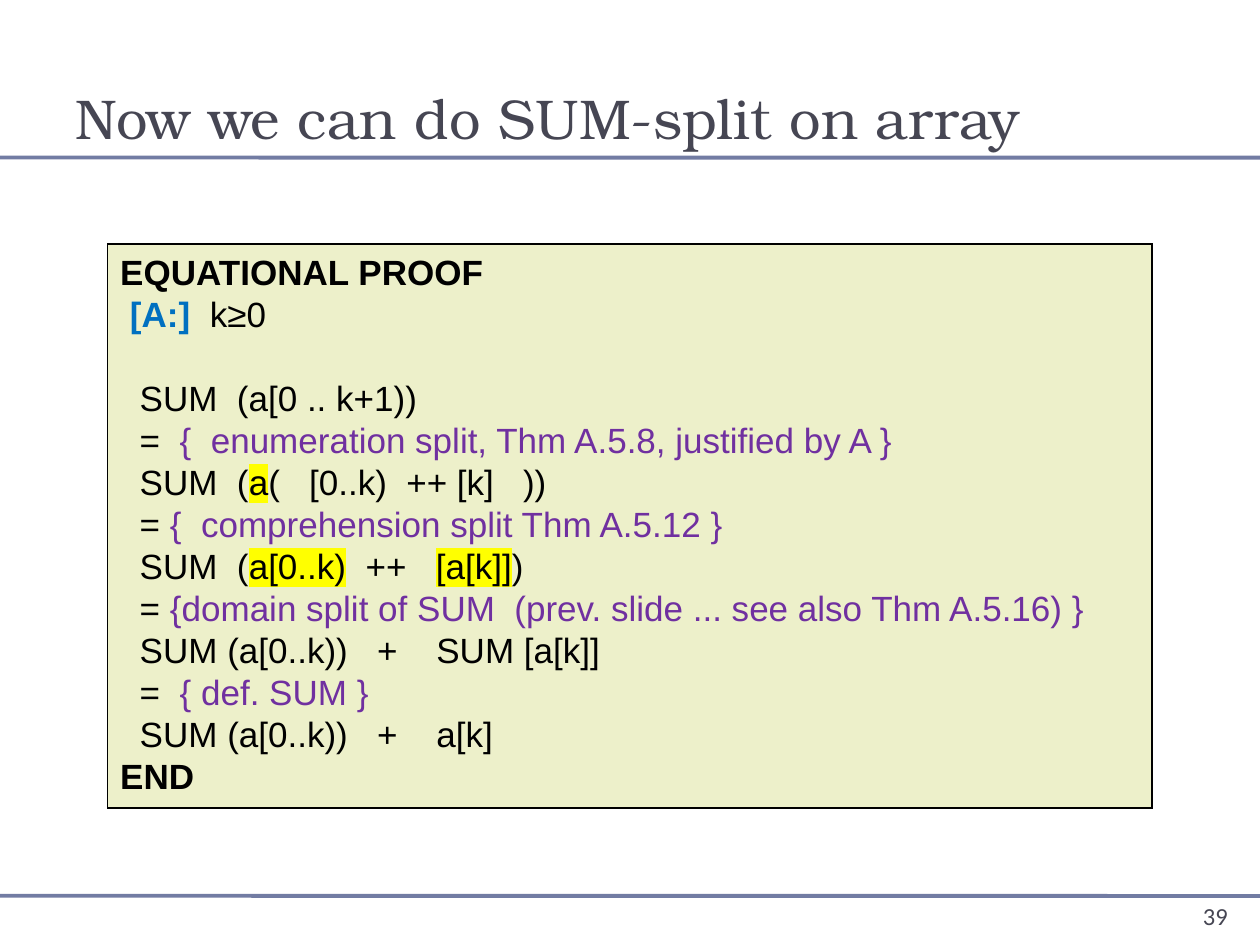
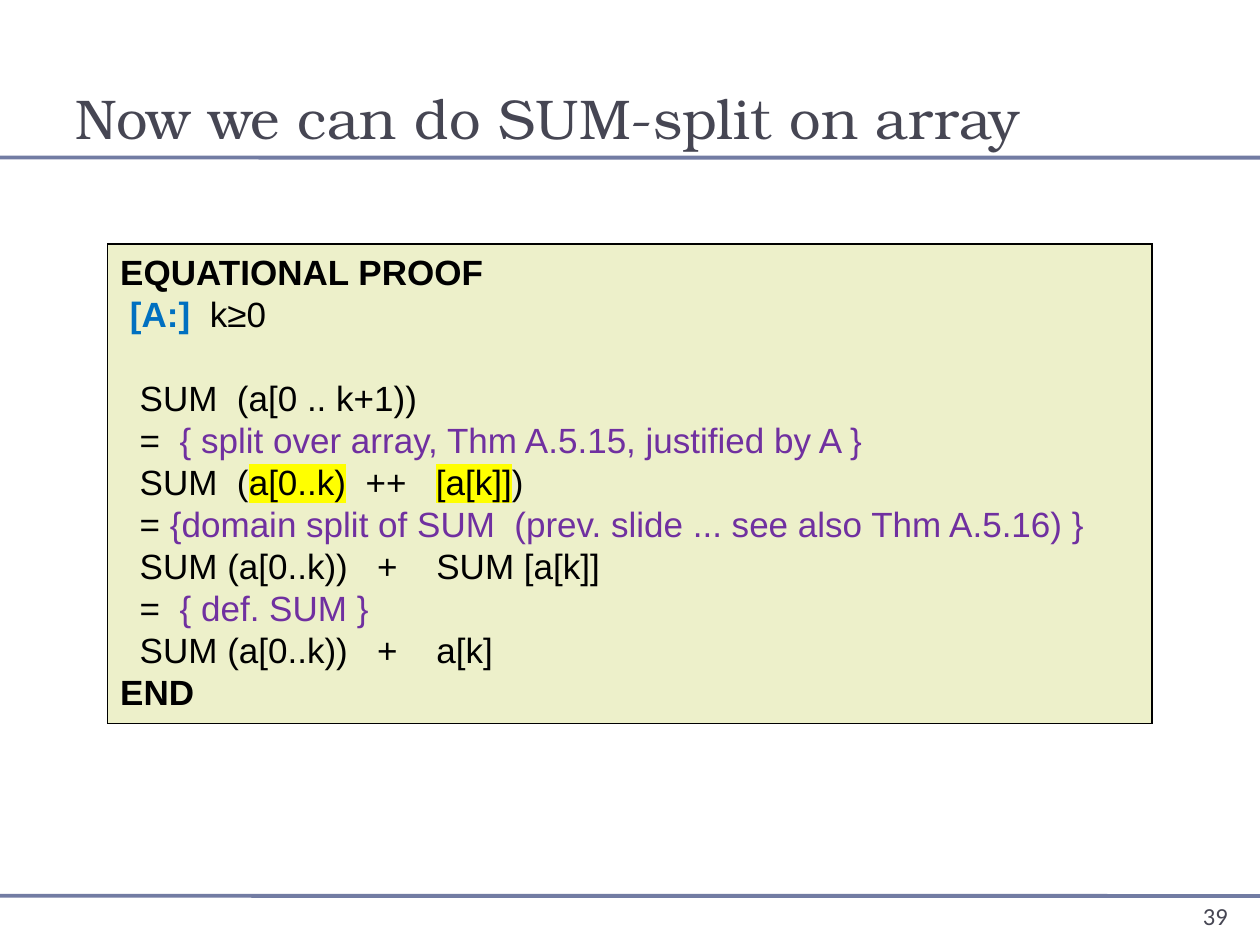
Before and after one commit to wooshrow/b3stv, a slide deck: slide 39 of slides/predlogic.pptx. Drawn at 1260x945 pixels with LibreOffice and Linux fonts; fonts in the diff are those of the drawing. Boxes give left, top, right and bottom in pixels: in the first picture for what was removed or moved away, otherwise in the second. Text is boxed around its words. In the diff, an @@ line names an element or a change of style, - is before the commit and + after.

```diff
--- a/slides/predlogic.pptx
+++ b/slides/predlogic.pptx
@@ rectangle "EQUATIONAL PROOF" resized from (x1=108, y1=244, x2=1153, y2=809) to (x1=108, y1=244, x2=1153, y2=723) @@
@@ text in rectangle at (x1=201, y1=427, x2=842, y2=460): text changed @@
-= { enumeration split, Thm A.5.8, justified by A }
-SUM (a( [0..k) ++ [k] ))
-= { comprehension split Thm A.5.12 }
+= { split over array, Thm A.5.15, justified by A }
```
Also in this commit, not shown: 2 other slides changed, 1 other file.
